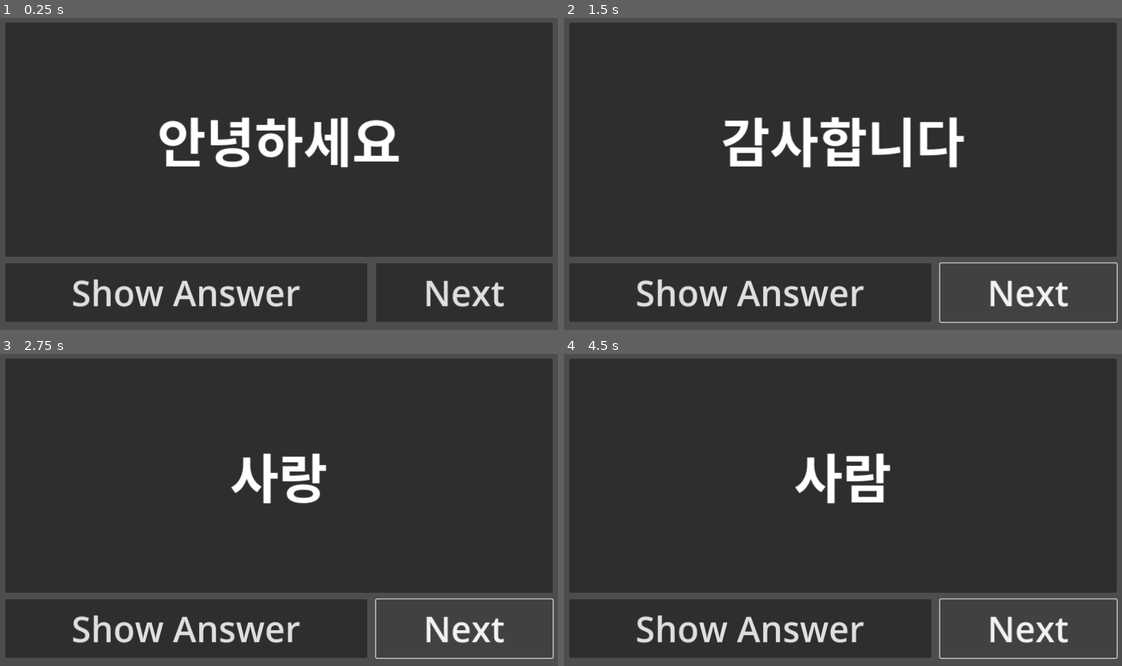
Above: before the commit, frames 1-4 (two rows, left to right).
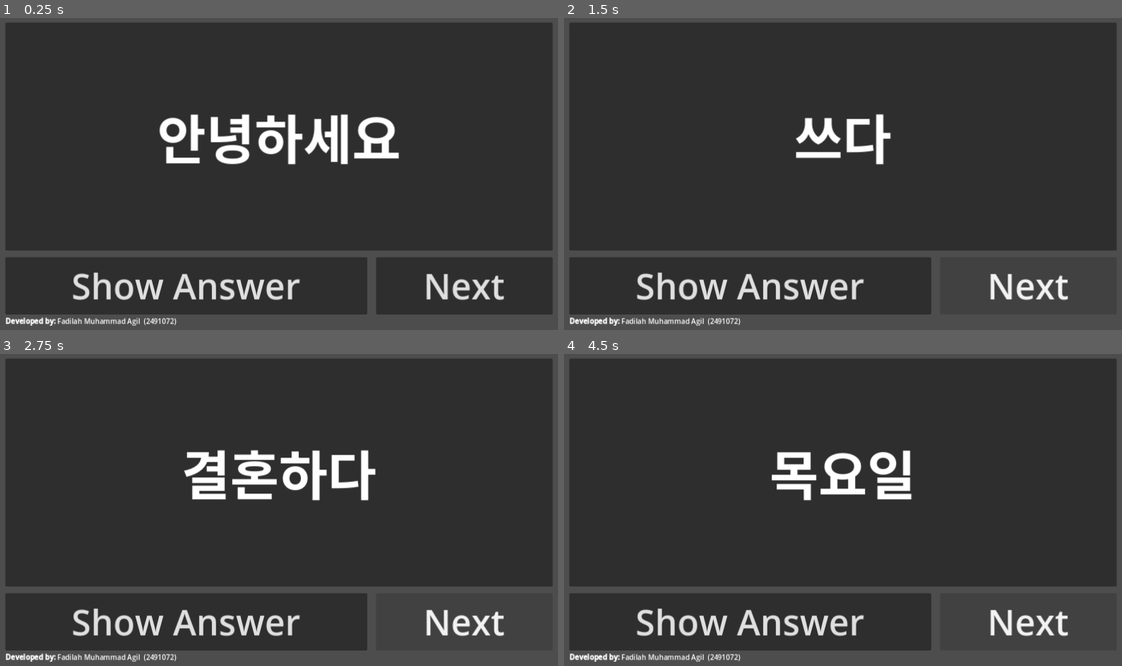
Above: after the commit, the same moments.

Repository: AgilMonkey/agil-simple-flashcard-app
Game: Godot game, scene res://scenes/main/main.tscn
Two runs of this game, one before a commit and one after it. Both use one fixed random seed, a clock stepped at 60 frames per second and the inputs below.
Inputs:
- Up to frame 1 (0.25 s): no input
- Up to frame 2 (1.5 s): click "Show Answer" at 0.5 s; click "Next" at 1.25 s
- Up to frame 3 (2.75 s): click "Next" at 2 s
- Up to frame 4 (4.5 s): click "Show Answer" at 2.75 s; click "Show Answer" at 3.5 s; click "Next" at 4.25 s

The runs differ from the first frame. In frame 1, 11% of the frame differs, in the area x 1-99%, y 30-99%; in frame 2, 11%, in the area x 1-100%, y 30-99%; in frame 3, 10%; in frame 4, 10%.

Commit message:
add git ignore and export

Diff:
--- a/scenes/main/main.gd
+++ b/scenes/main/main.gd
@@ -30,20 +30,22 @@
 func show_question():
 	if flashcards.size() > 0:
 		var question = flashcards[current_card_index]["question"]
-		$MarginContainer/VBoxContainer/FlashcardPanel/FlashcardLabel.text = question
+		$"%FlashcardContainer"/FlashcardPanel/FlashcardLabel.text = question
 
 # Function to show the answer (in Indonesian)
 func show_flashcard():
 	var answer = flashcards[current_card_index]["answer"]
-	if $MarginContainer/VBoxContainer/FlashcardPanel/FlashcardLabel.text == answer:
+	if $"%FlashcardContainer"/FlashcardPanel/FlashcardLabel.text == answer:
 		answer = flashcards[current_card_index]["question"]
-	$MarginContainer/VBoxContainer/FlashcardPanel/FlashcardLabel.text = answer
+	$"%FlashcardContainer"/FlashcardPanel/FlashcardLabel.text = answer
 
 
 # Function to show the next flashcard
 func show_next_flashcard():
 	# Increment the index to move to the next card
-	current_card_index = (current_card_index + 1) % flashcards.size()  # Loop back to the first card if at the end
+	var old_index = current_card_index
+	current_card_index = randi_range(0, flashcards.size() - 1)  # get random card
+	if current_card_index == old_index: current_card_index += 1 # Add 1 if it's the same card
 	show_question()  # Show the next card's question
 
 
--- a/scenes/main/main.tscn
+++ b/scenes/main/main.tscn
@@ -40,18 +40,23 @@
 theme_override_constants/margin_left = 20
 theme_override_constants/margin_top = 20
 theme_override_constants/margin_right = 20
-theme_override_constants/margin_bottom = 20
+theme_override_constants/margin_bottom = 10
 
 [node name="VBoxContainer" type="VBoxContainer" parent="MarginContainer"]
 layout_mode = 2
+
+[node name="FlashcardContainer" type="VBoxContainer" parent="MarginContainer/VBoxContainer"]
+unique_name_in_owner = true
+layout_mode = 2
+size_flags_vertical = 3
 theme_override_constants/separation = 15
 
-[node name="FlashcardPanel" type="PanelContainer" parent="MarginContainer/VBoxContainer"]
+[node name="FlashcardPanel" type="PanelContainer" parent="MarginContainer/VBoxContainer/FlashcardContainer"]
 layout_mode = 2
 size_flags_vertical = 3
 size_flags_stretch_ratio = 0.8
 
-[node name="FlashcardLabel" type="Label" parent="MarginContainer/VBoxContainer/FlashcardPanel"]
+[node name="FlashcardLabel" type="Label" parent="MarginContainer/VBoxContainer/FlashcardContainer/FlashcardPanel"]
 layout_mode = 2
 size_flags_horizontal = 4
 text = "Gaming"
@@ -59,27 +64,35 @@
 horizontal_alignment = 1
 vertical_alignment = 1
 
-[node name="ButtonsContainer" type="HBoxContainer" parent="MarginContainer/VBoxContainer"]
+[node name="ButtonsContainer" type="HBoxContainer" parent="MarginContainer/VBoxContainer/FlashcardContainer"]
 layout_mode = 2
 size_flags_vertical = 3
 size_flags_stretch_ratio = 0.2
 theme_override_constants/separation = 20
 alignment = 1
 
-[node name="ShowAnswerButton" type="Button" parent="MarginContainer/VBoxContainer/ButtonsContainer"]
+[node name="ShowAnswerButton" type="Button" parent="MarginContainer/VBoxContainer/FlashcardContainer/ButtonsContainer"]
 layout_mode = 2
 size_flags_horizontal = 3
+focus_mode = 0
 theme = ExtResource("1_ar5bk")
 shortcut = SubResource("Shortcut_mg2ff")
 text = "Show Answer
 "
 
-[node name="NextButton" type="Button" parent="MarginContainer/VBoxContainer/ButtonsContainer"]
+[node name="NextButton" type="Button" parent="MarginContainer/VBoxContainer/FlashcardContainer/ButtonsContainer"]
 custom_minimum_size = Vector2(400, 0)
 layout_mode = 2
+focus_mode = 0
 theme = ExtResource("1_ar5bk")
 shortcut = SubResource("Shortcut_j8kcy")
 text = "Next"
 
-[connection signal="pressed" from="MarginContainer/VBoxContainer/ButtonsContainer/ShowAnswerButton" to="." method="_on_show_answer_button_pressed"]
-[connection signal="pressed" from="MarginContainer/VBoxContainer/ButtonsContainer/NextButton" to="." method="_on_next_button_pressed"]
+[node name="RichTextLabel" type="RichTextLabel" parent="MarginContainer/VBoxContainer"]
+layout_mode = 2
+bbcode_enabled = true
+text = "[b]Developed by:[/b] Fadilah Muhammad Agil  (2491072)"
+fit_content = true
+
+[connection signal="pressed" from="MarginContainer/VBoxContainer/FlashcardContainer/ButtonsContainer/ShowAnswerButton" to="." method="_on_show_answer_button_pressed"]
+[connection signal="pressed" from="MarginContainer/VBoxContainer/FlashcardContainer/ButtonsContainer/NextButton" to="." method="_on_next_button_pressed"]
Not shown, added: export_presets.cfg
Not shown, changed: .gitignore
